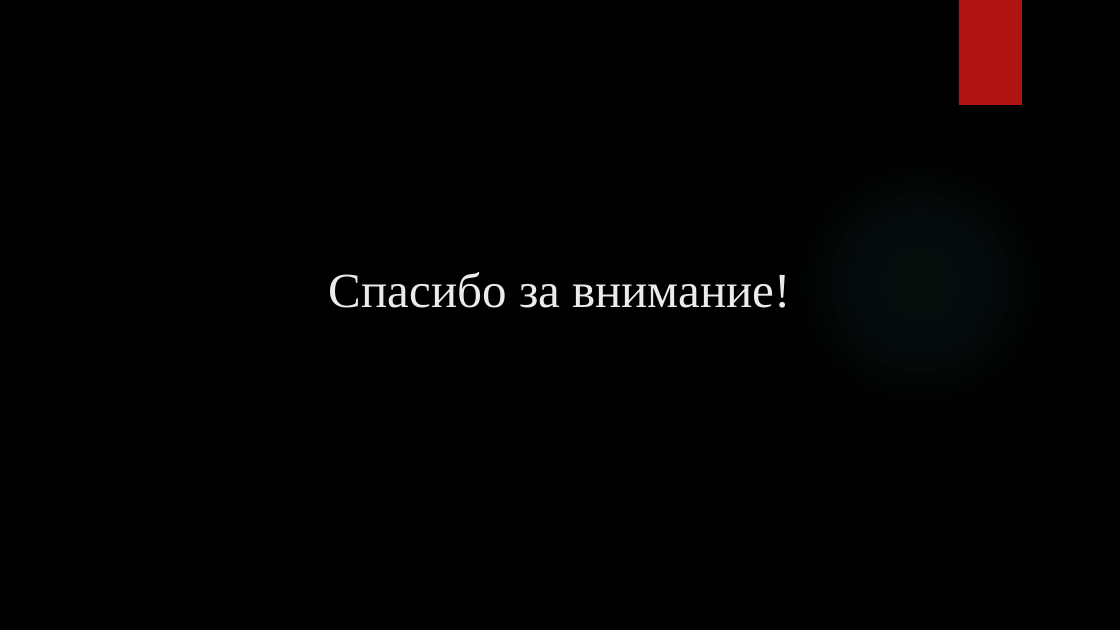
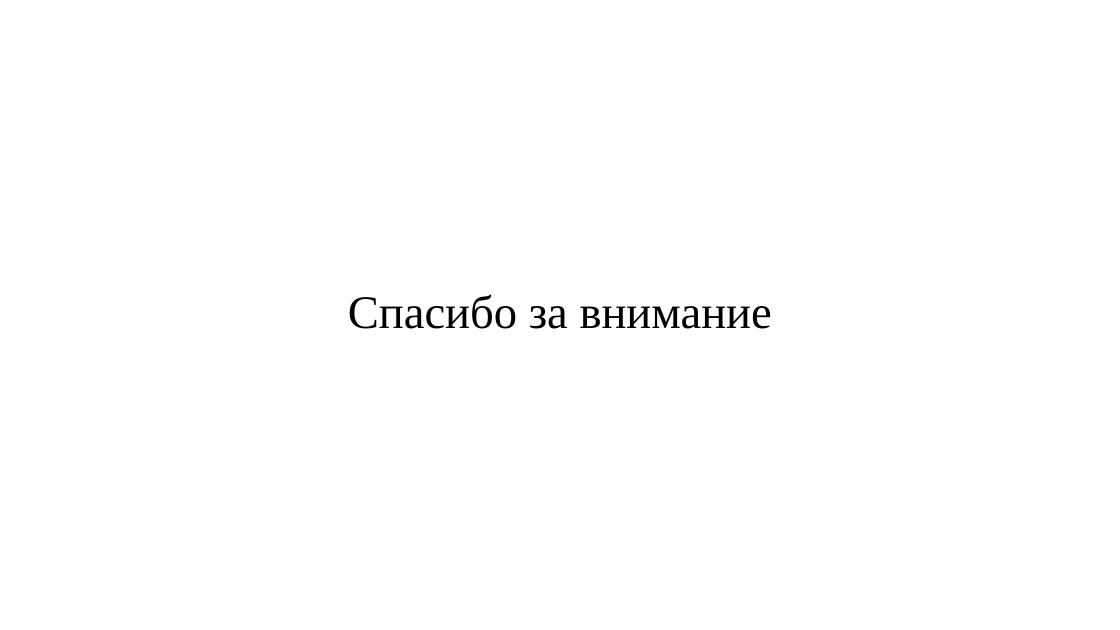
Before and after one commit to AlexeyChernikov/CryptographicApplication, a slide deck: slide 11 of Documentation/Презентация к защите.pptx (slide 10 before the commit). Drawn at 1120x630 pixels with LibreOffice and Linux fonts; fonts in the diff are those of the drawing; background and template pictures are left out. Boxes give left, top, right and bottom in pixels: in the first picture for what was removed or moved away, otherwise in the second. Text is boxed around its words. In the diff, an @@ line names an element or a change of style, - is before the commit and + after.

```diff
--- a/Documentation/Презентация к защите.pptx
+++ b/Documentation/Презентация к защите.pptx
@@ background picture (left out) to #FFFFFF @@
@@ rectangle removed at [959, 0, 1022, 105] @@
@@ ellipse removed at [791, 154, 1049, 413] @@
@@ text at [348, 294, 772, 329]: text changed; size 42 to 40 pt; text colour #EBEBEB to #000000 @@
-Спасибо за внимание!
+Спасибо за внимание
```
Also in this commit, not shown: 7 other slides changed, 3 slides added, 2 slides removed.
